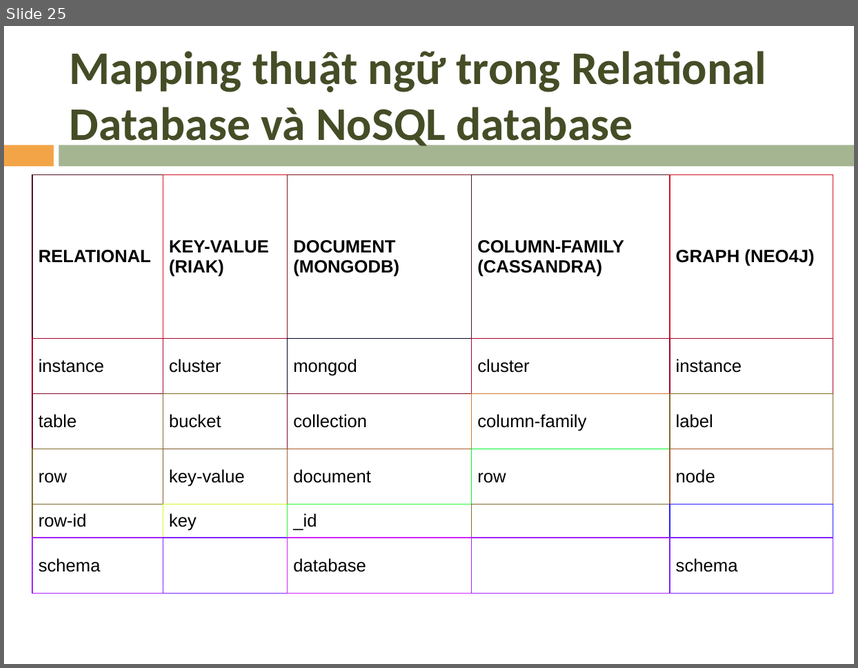
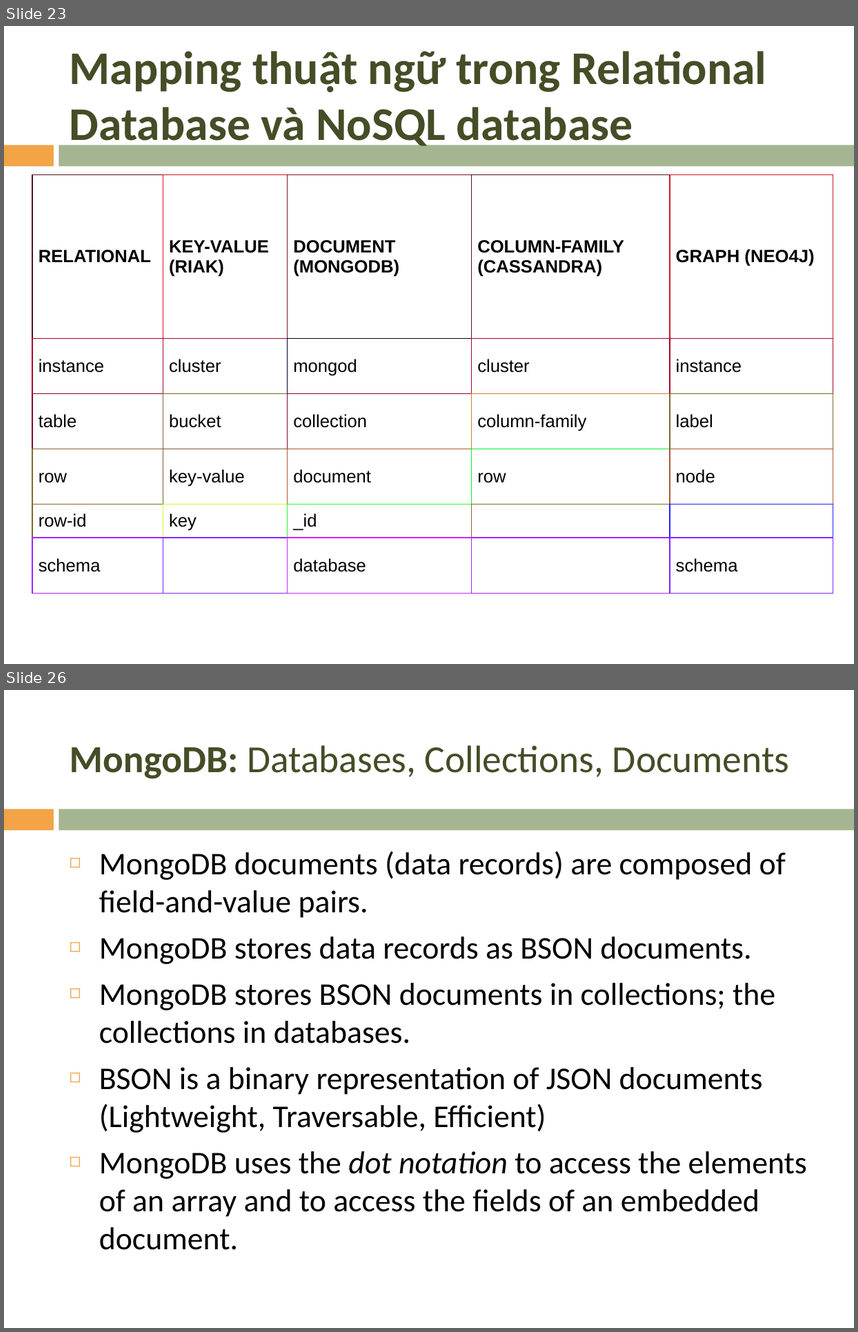
Before and after one commit to mrviit/notes, a slide deck: pp_template/nonsql/NoSQL.pptx. Shown one above the other, each under a label of ours: slide 25 before the commit, slides 23 and 26 after it; the slides between them are not shown. The pictures are 858x668 and 858x1332 pixels, drawn with LibreOffice and Linux fonts; fonts in the diff are those of the drawing; background and template pictures are left out. Boxes give left, top, right and bottom in pixels: in the first picture for what was removed or moved away, otherwise in the second. Text is boxed around its words. In the diff, an @@ line names an element or a change of style, - is before the commit and + after.

Commit message:
mongodb slide

```diff
--- a/pp_template/nonsql/NoSQL.pptx
+++ b/pp_template/nonsql/NoSQL.pptx
@@ slide 26 added at bbox=[4, 690, 854, 1328], background picture (left out); not listed: 2 template elements that a slide beside it also shows @@
@@ title added at bbox=[70, 745, 789, 779], 32.4 pt, text #444D26 @@
+MongoDB: Databases, Collections, Documents
@@ text added at bbox=[99, 851, 807, 1250], 26.8 pt, text #000000 @@
+◻ MongoDB documents (data records) are composed of field-and-value pairs.
+◻ MongoDB stores data records as BSON documents.
+◻ MongoDB stores BSON documents in collections; the collections in databases.
+◻ BSON is a binary representation of JSON documents (Lightweight, Traversable, Efficient)
+◻ MongoDB uses the dot notation to access the elements of an array and to access the fields of an embedded document.
@@ what was slide 25 is now slide 23 @@
```
Also in this commit, not shown: 2 slides changed, 11 other slides added, 11 slides removed, 4 other files.
